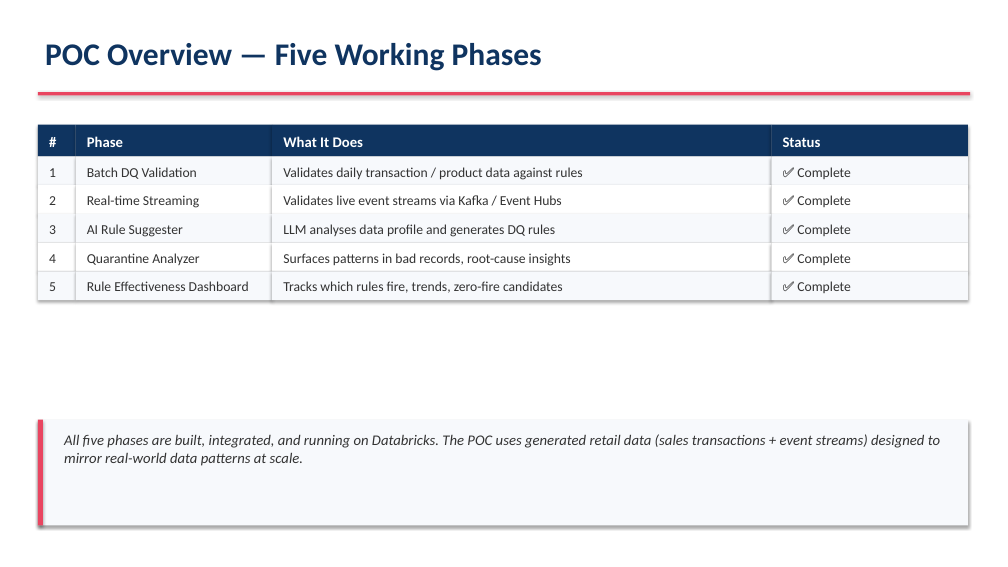
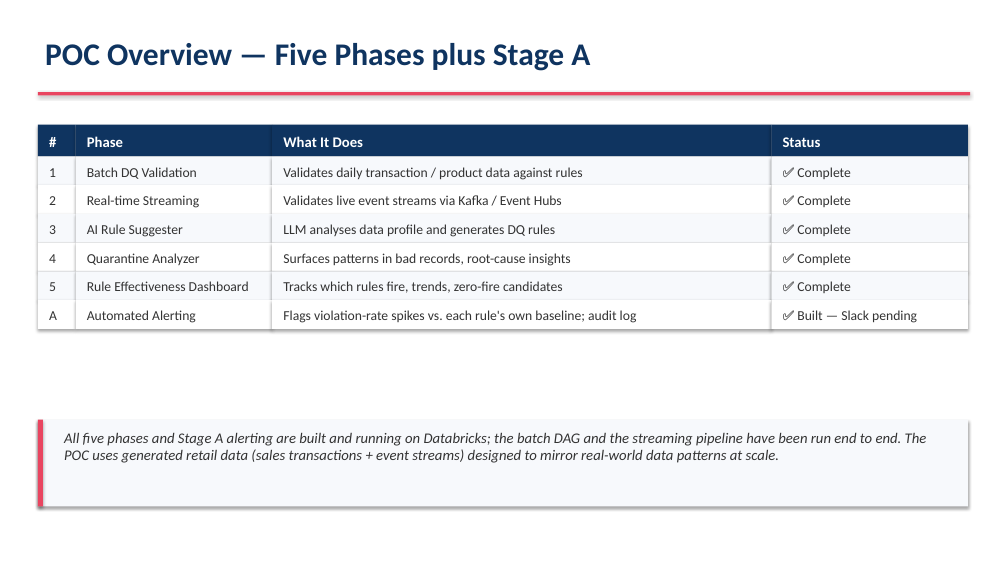
Before and after one commit to ameyadeshmukh-16/databricks-dqx-poc, a slide deck: slide 10 of AI_Infusion_Delivery_Assessment.pptx. Drawn at 1008x567 pixels with LibreOffice and Linux fonts; fonts in the diff are those of the drawing. Boxes give left, top, right and bottom in pixels: in the first picture for what was removed or moved away, otherwise in the second. Text is boxed around its words. In the diff, an @@ line names an element or a change of style, - is before the commit and + after.

```diff
--- a/AI_Infusion_Delivery_Assessment.pptx
+++ b/AI_Infusion_Delivery_Assessment.pptx
@@ text at bbox=[45, 43, 590, 71]: text changed @@
-POC Overview — Five Working Phases
+POC Overview — Five Phases plus Stage A
@@ rectangle added at bbox=[38, 300, 76, 329], fill #FFFFFF @@
@@ text added at bbox=[49, 311, 57, 320], 13 pt, text #333333 @@
+A
@@ rectangle added at bbox=[76, 300, 272, 329], fill #FFFFFF @@
@@ text added at bbox=[87, 310, 196, 323], 13 pt, text #333333 @@
+Automated Alerting
@@ rectangle added at bbox=[272, 300, 771, 329], fill #FFFFFF @@
@@ text added at bbox=[283, 310, 637, 323], 13 pt, text #333333 @@
+Flags violation-rate spikes vs. each rule's own baseline; audit log
@@ rectangle added at bbox=[771, 300, 968, 329], fill #FFFFFF @@
@@ text added at bbox=[797, 310, 917, 323], 13 pt, text #333333 @@
+✅ Built — Slack pending
@@ rectangle: place and size @@
-rectangle at bbox=[38, 420, 968, 526]
+rectangle at bbox=[38, 420, 968, 507]
@@ rectangle: place and size @@
-rectangle at bbox=[38, 420, 43, 526]
+rectangle at bbox=[38, 420, 43, 507]
@@ text at bbox=[64, 432, 927, 463]: text changed @@
-All five phases are built, integrated, and running on Databricks. The POC uses generated retail data (sales transactions + event streams) designed to mirror real-world data patterns at scale.
+All five phases and Stage A alerting are built and running on Databricks; the batch DAG and the streaming pipeline have been run end to end. The POC uses generated retail data (sales transactions + event streams) designed to mirror real-world data patterns at scale.
```
Also in this commit, not shown: 12 other slides changed, 1 slide added, 1 slide removed, 1 other file.
